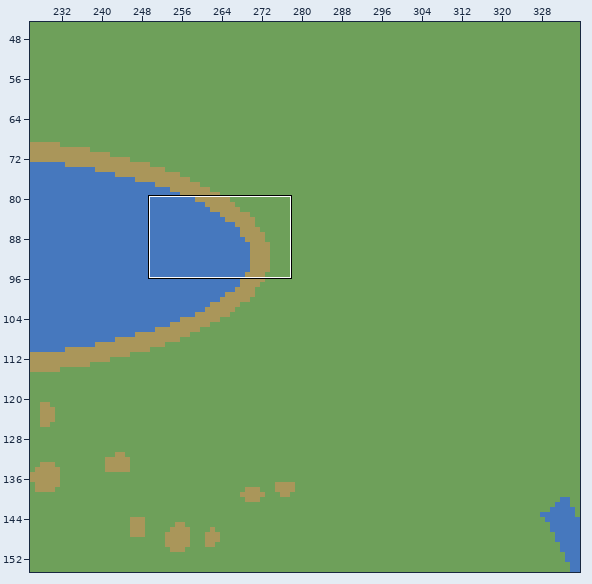
Tiled map (JSON) -- packages/content/maps-src/long-sweep.tmj. Above: a wide view before the commit, with the close-up outlined.
Close-up. Earlier state:
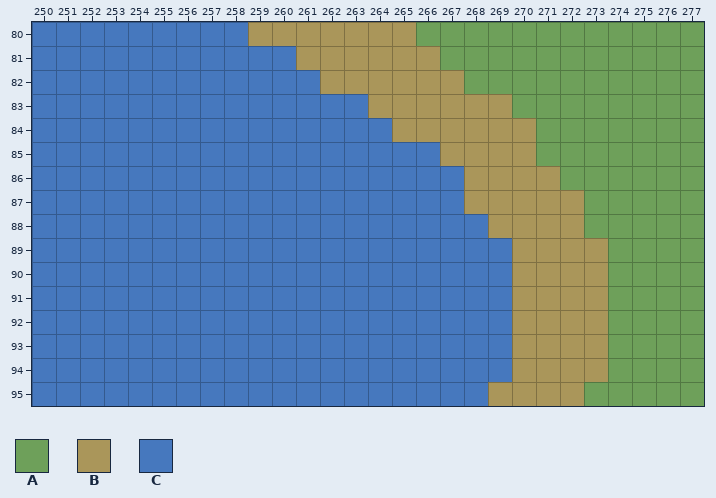
Cells are 32x32 px. Shown: x 250..277, y 80..95. The commit also changed other parts of the map, which this record leaves out.
Key: from "zones": A 0, B 1, C 3.
_ is an empty cell.
Layer "terrain" before, first column x 250:
80 CCCCCCCCCBBBBBBBAAAAAAAAAAAA
81 CCCCCCCCCCCBBBBBBAAAAAAAAAAA
82 CCCCCCCCCCCCBBBBBBAAAAAAAAAA
83 CCCCCCCCCCCCCCBBBBBBAAAAAAAA
84 CCCCCCCCCCCCCCCBBBBBBAAAAAAA
85 CCCCCCCCCCCCCCCCCBBBBAAAAAAA
86 CCCCCCCCCCCCCCCCCCBBBBAAAAAA
87 CCCCCCCCCCCCCCCCCCBBBBBAAAAA
88 CCCCCCCCCCCCCCCCCCCBBBBAAAAA
89 CCCCCCCCCCCCCCCCCCCCBBBBAAAA
90 CCCCCCCCCCCCCCCCCCCCBBBBAAAA
91 CCCCCCCCCCCCCCCCCCCCBBBBAAAA
92 CCCCCCCCCCCCCCCCCCCCBBBBAAAA
93 CCCCCCCCCCCCCCCCCCCCBBBBAAAA
94 CCCCCCCCCCCCCCCCCCCCBBBBAAAA
95 CCCCCCCCCCCCCCCCCCCBBBBAAAAA
And afterwards:
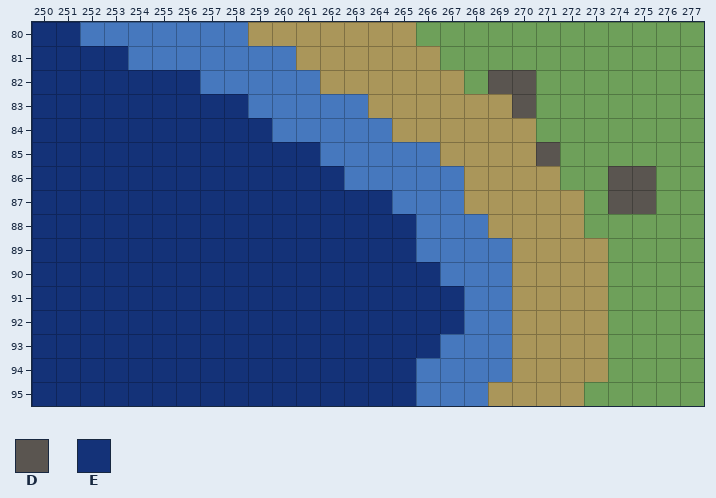
Further tiles: from "zones": D 2, E 4.
Edits made:
{"where": "layer \"terrain\""}
{"y":80,"x":250,"old":"CC","new":"EE"}
{"y":81,"x":250,"old":"CCCC","new":"EEEE"}
{"y":82,"x":250,"old":"CCCCCCC","new":"EEEEEEE"}
{"y":82,"x":269,"old":"AA","new":"DD"}
{"y":83,"x":250,"old":"CCCCCCCCC","new":"EEEEEEEEE"}
{"y":83,"x":270,"old":"A","new":"D"}
{"y":84,"x":250,"old":"CCCCCCCCCC","new":"EEEEEEEEEE"}
{"y":85,"x":250,"old":"CCCCCCCCCCCC","new":"EEEEEEEEEEEE"}
{"y":85,"x":271,"old":"A","new":"D"}
{"y":86,"x":250,"old":"CCCCCCCCCCCCC","new":"EEEEEEEEEEEEE"}
{"y":86,"x":274,"old":"AA","new":"DD"}
{"y":87,"x":250,"old":"CCCCCCCCCCCCCCC","new":"EEEEEEEEEEEEEEE"}
{"y":87,"x":274,"old":"AA","new":"DD"}
{"y":88,"x":250,"old":"CCCCCCCCCCCCCCCC","new":"EEEEEEEEEEEEEEEE"}
{"y":89,"x":250,"old":"CCCCCCCCCCCCCCCC","new":"EEEEEEEEEEEEEEEE"}
{"y":90,"x":250,"old":"CCCCCCCCCCCCCCCCC","new":"EEEEEEEEEEEEEEEEE"}
{"y":91,"x":250,"old":"CCCCCCCCCCCCCCCCCC","new":"EEEEEEEEEEEEEEEEEE"}
{"y":92,"x":250,"old":"CCCCCCCCCCCCCCCCCC","new":"EEEEEEEEEEEEEEEEEE"}
{"y":93,"x":250,"old":"CCCCCCCCCCCCCCCCC","new":"EEEEEEEEEEEEEEEEE"}
{"y":94,"x":250,"old":"CCCCCCCCCCCCCCCC","new":"EEEEEEEEEEEEEEEE"}
{"y":95,"x":250,"old":"CCCCCCCCCCCCCCCC","new":"EEEEEEEEEEEEEEEE"}
